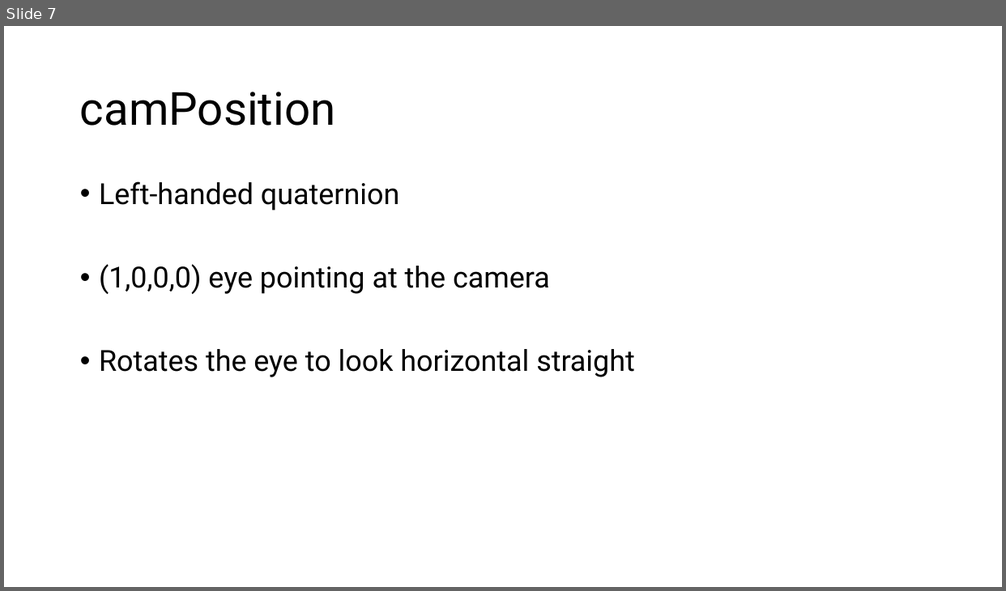
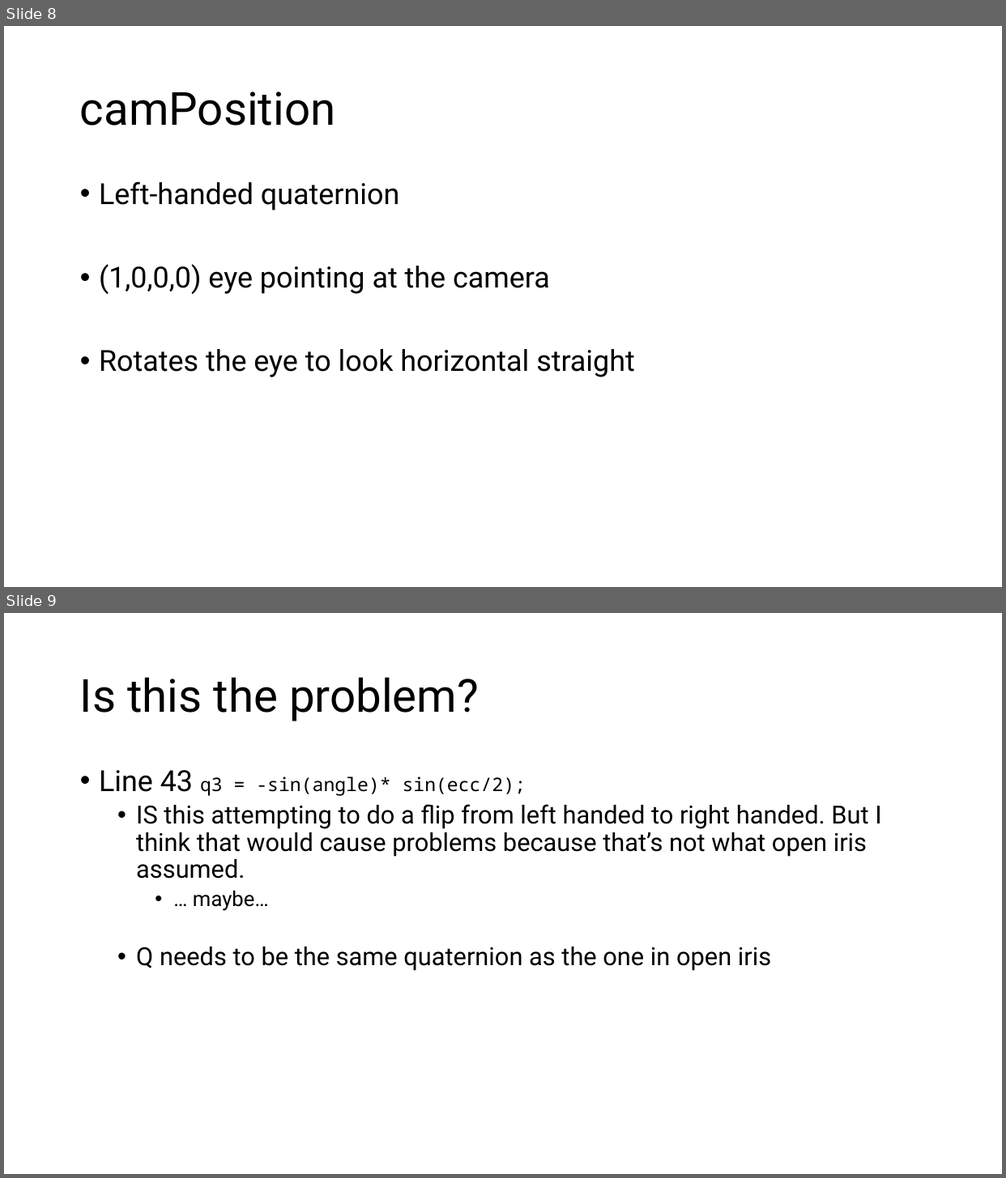
Before and after one commit to ocular-motor-lab/CalibrationTools, a slide deck: EyeCameraSimulation_Torsion2/TestWithOpenIrisData/CalibrationReferenceFrames.pptx. Shown one above the other, each under a label of ours: slide 7 before the commit, slides 8 and 9 after it. The pictures are 1006x591 and 1006x1178 pixels, drawn with LibreOffice and Linux fonts; fonts in the diff are those of the drawing. Boxes give left, top, right and bottom in pixels: in the first picture for what was removed or moved away, otherwise in the second. Text is boxed around its words. In the diff, an @@ line names an element or a change of style, - is before the commit and + after.

```diff
--- a/EyeCameraSimulation_Torsion2/TestWithOpenIrisData/CalibrationReferenceFrames.pptx
+++ b/EyeCameraSimulation_Torsion2/TestWithOpenIrisData/CalibrationReferenceFrames.pptx
@@ slide 9 added at bbox=[4, 613, 1002, 1174], background #FFFFFF @@
@@ title added at bbox=[80, 677, 479, 722], 44 pt, text #000000 @@
+Is this the problem?
@@ text added at bbox=[99, 770, 881, 971], 24 pt, text #000000 @@
+• Line 43 q3 = -sin(angle)* sin(ecc/2);
+  • IS this attempting to do a flip from left handed to right handed. But I think that would cause problems because that’s not what open iris assumed.
+    • … maybe…
+  • Q needs to be the same quaternion as the one in open iris
@@ what was slide 7 is now slide 8 @@
```
Also in this commit, not shown: 1 slide changed, 1 other slide added, 1 slide removed.
